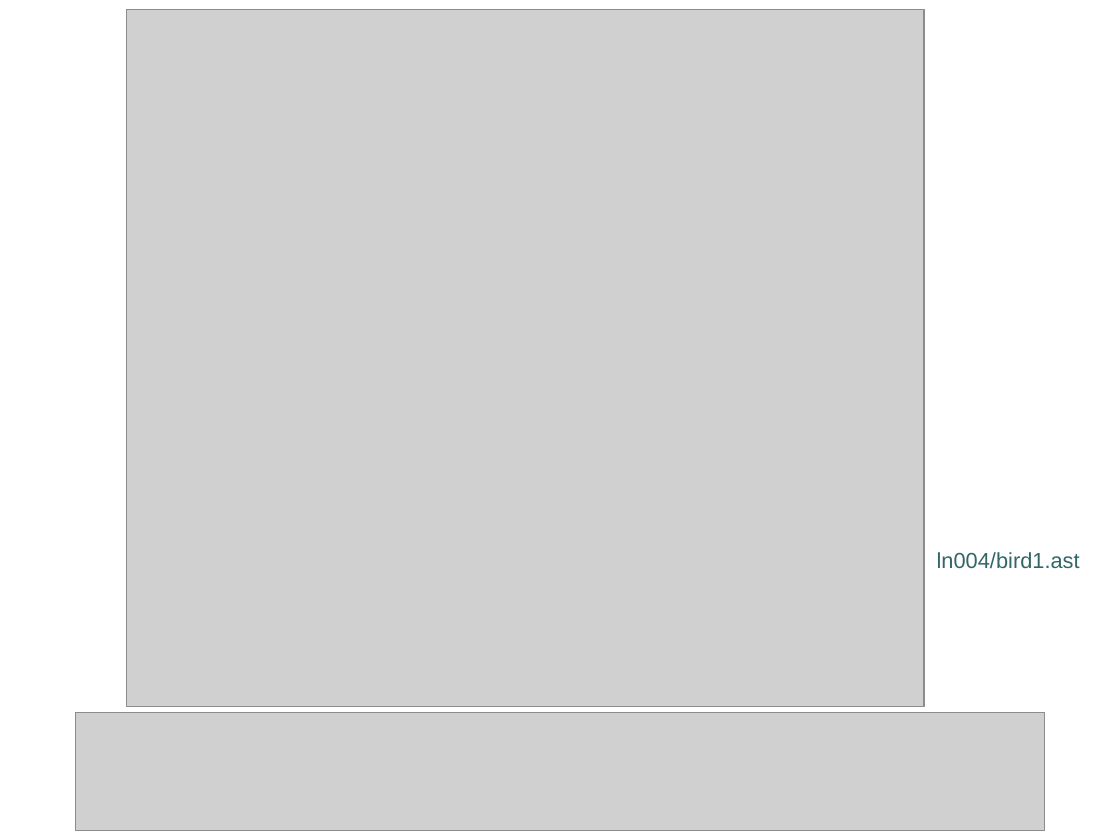
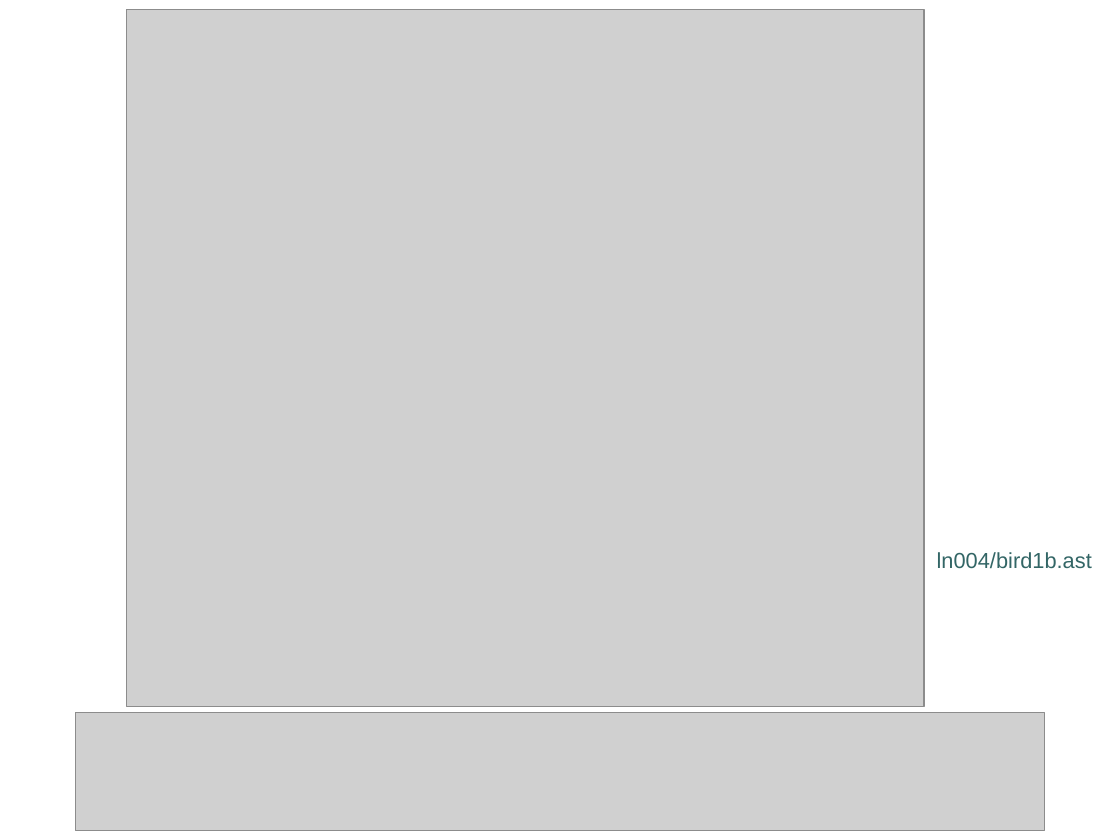
Before and after one commit to lutzhamel/CSC493, a slide deck: slide 13 of notes/csc493-ln004.pptx (slide 9 before the commit). Drawn at 1120x840 pixels with LibreOffice and Linux fonts; fonts in the diff are those of the drawing; grey boxes stand for pictures; background and template pictures are left out. Boxes give left, top, right and bottom in pixels: in the first picture for what was removed or moved away, otherwise in the second. Text is boxed around its words. In the diff, an @@ line names an element or a change of style, - is before the commit and + after.

```diff
--- a/notes/csc493-ln004.pptx
+++ b/notes/csc493-ln004.pptx
@@ text at bbox=[937, 552, 1092, 569]: text changed @@
-ln004/bird1.ast
+ln004/bird1b.ast
```
Also in this commit, not shown: 6 other slides changed, 4 slides added, 5 other files.
